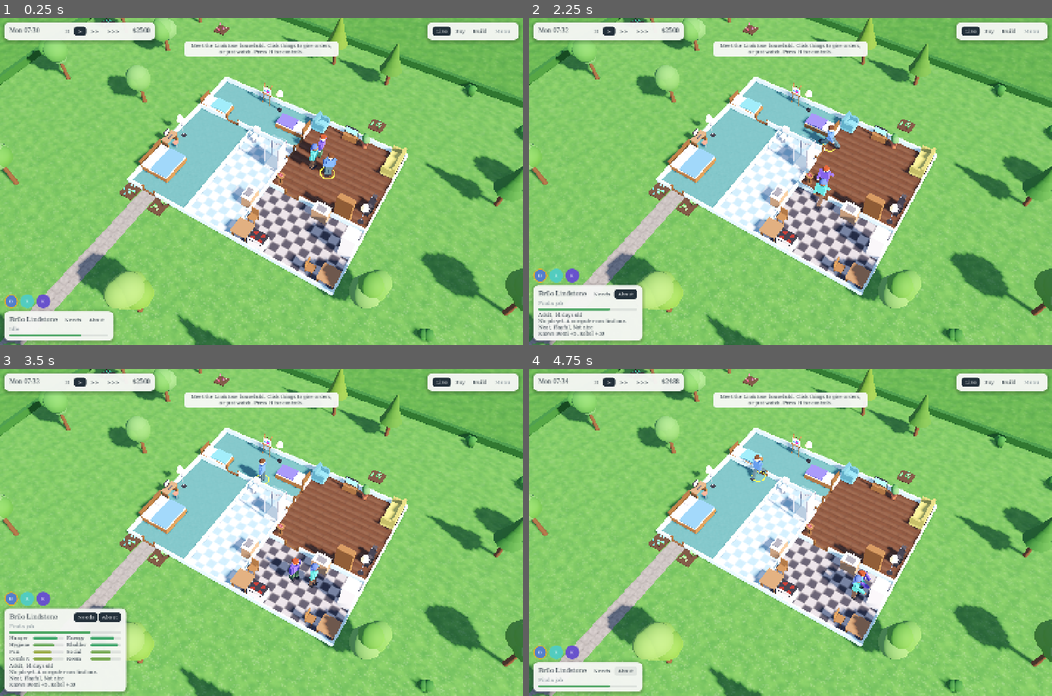
Above: before the commit, frames 1-4 (two rows, left to right).
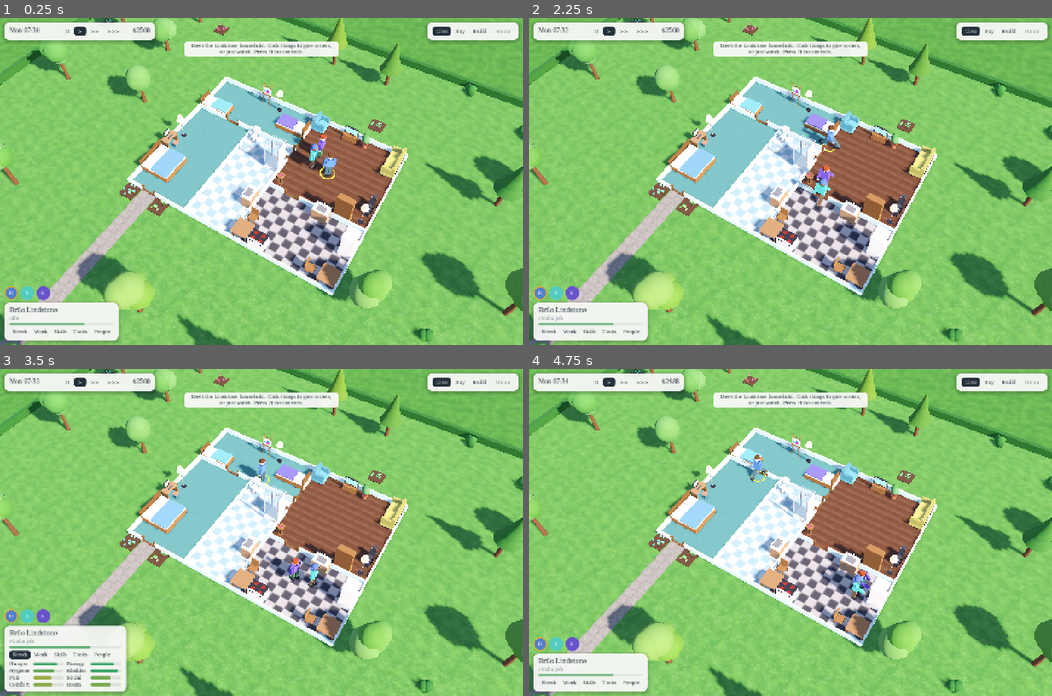
Above: after the commit, the same moments.

Repository: qmzpalgh/the-people
Game: Godot game, scene res://main.tscn
The game is run twice, just before and just after one commit, with the same random seed, the same clock (stepped at 60 frames per second) and the same inputs.
Inputs (mouse positions are in pixels of both pictures, inside the frame that each line leads up to):
- Up to frame 1 (0.25 s): no input
- Up to frame 2 (2.25 s): click "Needs" at 0.5 s; click "Needs" at 1.25 s; click (628, 318) at 2 s, where only the run before the commit has a clickable "About"
- Up to frame 3 (3.5 s): click "Needs" at 2.75 s
- Up to frame 4 (4.75 s): click "Needs" at 3.5 s; click (628, 643) at 4.25 s, where only the run before the commit has a clickable "About"

The runs differ from the first frame. In frame 1, 1.5% of the frame differs, in the area x 0-23%, y 82-100%; in frame 2, 2.4%; in frame 3, 3.4%, in the area x 0-25%, y 68-98%; in frame 4, 1.5%.

Commit message:
A1: Replace the Needs and About toggles with a card tab strip
The person card gets a row of five tabs: Needs, Work, Skills, Traits and
People. One is open at a time, and clicking the open tab closes it, so the
card can still sit as a quiet one-liner. Needs shows the needs grid as before;
the other four show the old About text until their own blocks arrive.

TP_UI=tab:<name> opens a tab for screenshots. TP_UI=needs still opens Needs,
and TP_UI=info opens Work (the old About text) until A7 removes it.

Co-Authored-By: Claude Opus 5.5 <noreply@anthropic.com>

Diff:
--- a/scripts/ui.gd
+++ b/scripts/ui.gd
@@ -39,10 +39,8 @@
 var needs_box: GridContainer
 var bars := {}
 var info_l: Label
-var needs_btn: Button
-var info_btn: Button
-var needs_open := false
-var info_open := false
+var tab_btns := {}
+var card_tab := ""
 var side: PanelContainer
 var side_title: Label
 var cat_box: HFlowContainer
@@ -107,8 +105,6 @@
 	var head := _hbox(cv, 2)
 	name_l = _label(head, "", 17)
 	name_l.size_flags_horizontal = Control.SIZE_EXPAND_FILL
-	needs_btn = _seg(head, "Needs", func(): needs_open = not needs_open)
-	info_btn = _seg(head, "About", func(): info_open = not info_open)
 	act_l = _label(cv, "", 13)
 	act_l.add_theme_color_override("font_color", MUTED)
 	mood_bar = _bar(cv, 0, 6)
@@ -117,6 +113,9 @@
 	cv.add_child(alerts)
 	queue_box = HFlowContainer.new()
 	cv.add_child(queue_box)
+	var tabs := _hbox(cv, 2)
+	for t in CARD_TABS:
+		tab_btns[t] = _tab(tabs, t)
 	needs_box = GridContainer.new()
 	needs_box.columns = 4
 	needs_box.add_theme_constant_override("h_separation", 8)
@@ -437,8 +436,10 @@
 
 
 func debug_open(what: String) -> void:
-	needs_open = what.contains("needs")
-	info_open = what.contains("info")
+	card_tab = "needs" if what.contains("needs") else "work" if what.contains("info") else ""
+	for t in CARD_TABS:
+		if what.contains("tab:" + t):
+			card_tab = t
 	if what.contains("help"):
 		toggle_help()
 	if what.contains("floors"):
@@ -617,14 +618,15 @@
 	name_l.text = s.pname
 	act_l.text = s.activity()
 	_set_bar(mood_bar, s.mood())
-	needs_btn.set_pressed_no_signal(needs_open)
-	info_btn.set_pressed_no_signal(info_open)
-	needs_box.visible = needs_open
-	info_l.visible = info_open
+	for t in tab_btns:
+		tab_btns[t].set_pressed_no_signal(t == card_tab)
+	needs_box.visible = card_tab == "needs"
+	# Tabs still on the old text. Each leaves this list when it gets a block of its own.
+	info_l.visible = card_tab in ["work", "skills", "traits", "people"]
 
 	# Only the needs that want attention surface on their own.
 	var low := []
-	if not needs_open and not s.away:
+	if card_tab != "needs" and not s.away:
 		for n in Defs.NEEDS:
 			if s.needs[n] < 30.0:
 				low.append(n)
@@ -649,10 +651,10 @@
 			b.add_theme_stylebox_override("normal", _sb(Color(INK, 0.07), 9, 8, 2))
 			b.tooltip_text = "Cancel"
 
-	if needs_open:
+	if card_tab == "needs":
 		for n in Defs.NEEDS:
 			_set_bar(bars[n], s.needs[n])
-	if info_open:
+	if info_l.visible:
 		var lines := [s.stage_text()]
 		if s.job != null:
 			var c: Dictionary = Defs.CAREERS[s.job.career]
@@ -687,3 +689,24 @@
 		if not rl.is_empty():
 			lines.append("Knows " + ", ".join(rl))
 		info_l.text = "\n".join(lines)
+
+
+# ---------------------------------------------------------------- person card tabs
+
+## One block of the card is open at a time, or none. "" means the card is closed.
+const CARD_TABS := ["needs", "work", "skills", "traits", "people"]
+
+
+func _tab(parent: Node, t: String) -> Button:
+	var b := _seg(parent, t.capitalize(), _pick_card_tab.bind(t))
+	b.add_theme_font_size_override("font_size", 13)
+	# Slimmer than a standard button, so all five fit the card at its narrowest.
+	b.add_theme_stylebox_override("normal", _sb(Color(0, 0, 0, 0), 8, 8))
+	b.add_theme_stylebox_override("hover", _sb(Color(INK, 0.08), 8, 8))
+	for st in ["pressed", "hover_pressed"]:
+		b.add_theme_stylebox_override(st, _sb(INK, 8, 8))
+	return b
+
+
+func _pick_card_tab(t: String) -> void:
+	card_tab = "" if card_tab == t else t
